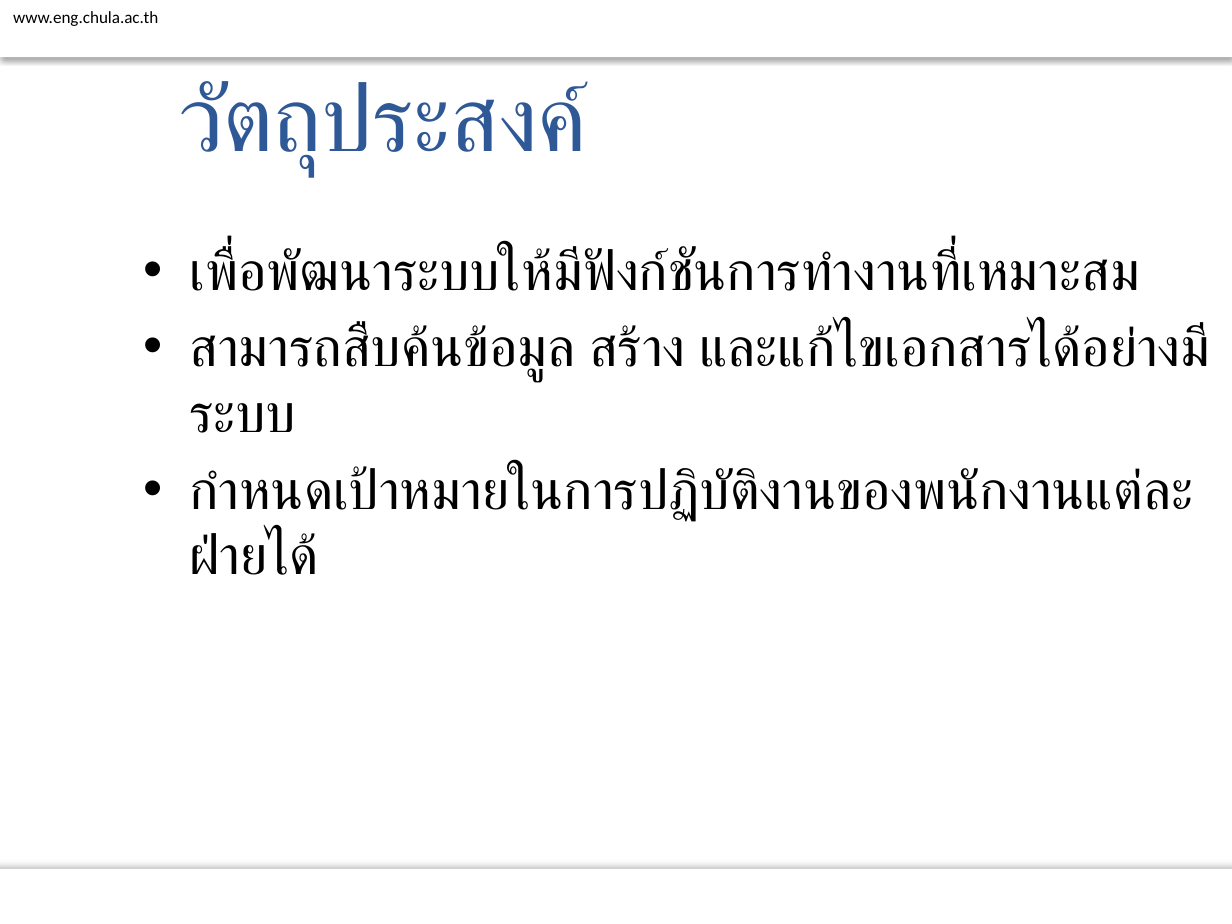
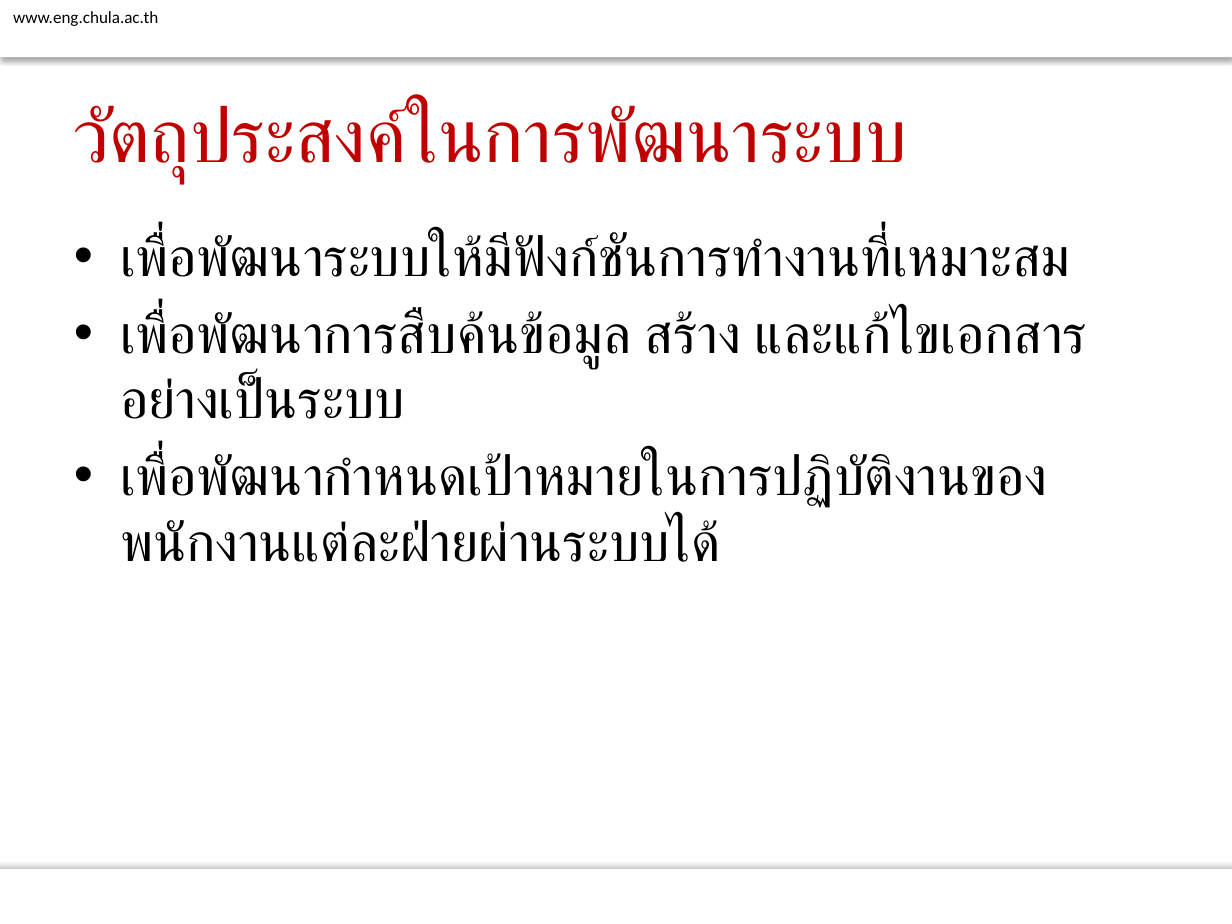
Before and after one commit to atadeesom/BubbleBeeDoc, a slide deck: slide 12 of Proposal/Final/Presentation R1.pptx (slide 6 before the commit). Drawn at 1232x924 pixels with LibreOffice and Linux fonts; fonts in the diff are those of the drawing; background and template pictures are left out. Boxes give left, top, right and bottom in pixels: in the first picture for what was removed or moved away, otherwise in the second. Text is boxed around its words. In the diff, an @@ line names an element or a change of style, - is before the commit and + after.

```diff
--- a/Proposal/Final/Presentation R1.pptx
+++ b/Proposal/Final/Presentation R1.pptx
@@ title "วัตถุประสงค์ในการพัฒนาระบบ" at (74,104,907,182): vertical alignment bottom to middle @@
@@ title at (74,104,907,182): text changed; size 54 to 44 pt; text colour #2F5897 to #C00000 @@
-วัตถุประสงค์
+วัตถุประสงค์ในการพัฒนาระบบ
@@ text "เพื่อพัฒนาระบบให้มีฟังก์ชันการทำงานที่เหมาะสม": place and size @@
-text "เพื่อพัฒนาระบบให้มีฟังก์ชันการทำงานที่เหมาะสม" at (189,247,1209,575)
+text "เพื่อพัฒนาระบบให้มีฟังก์ชันการทำงานที่เหมาะสม" at (120,233,1087,562)
@@ text at (120,310,1087,562): text changed @@
-• สามารถสืบค้นข้อมูล สร้าง และแก้ไขเอกสารได้อย่างมีระบบ
-• กำหนดเป้าหมายในการปฏิบัติงานของพนักงานแต่ละฝ่ายได้
+• เพื่อพัฒนาการสืบค้นข้อมูล สร้าง และแก้ไขเอกสารอย่างเป็นระบบ
+• เพื่อพัฒนากำหนดเป้าหมายในการปฏิบัติงานของพนักงานแต่ละฝ่ายผ่านระบบได้
```
Also in this commit, not shown: 19 other slides changed, 12 slides added, 6 slides removed.
